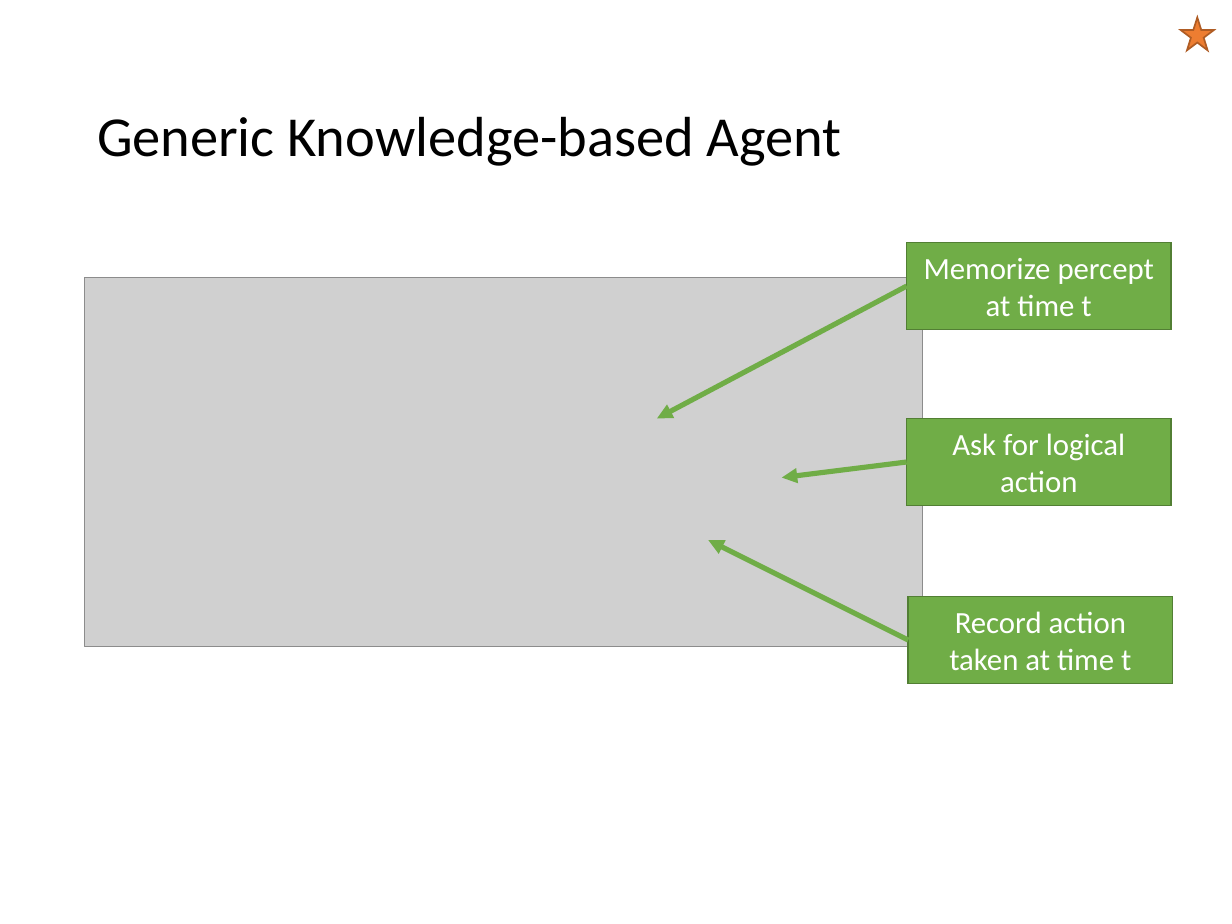
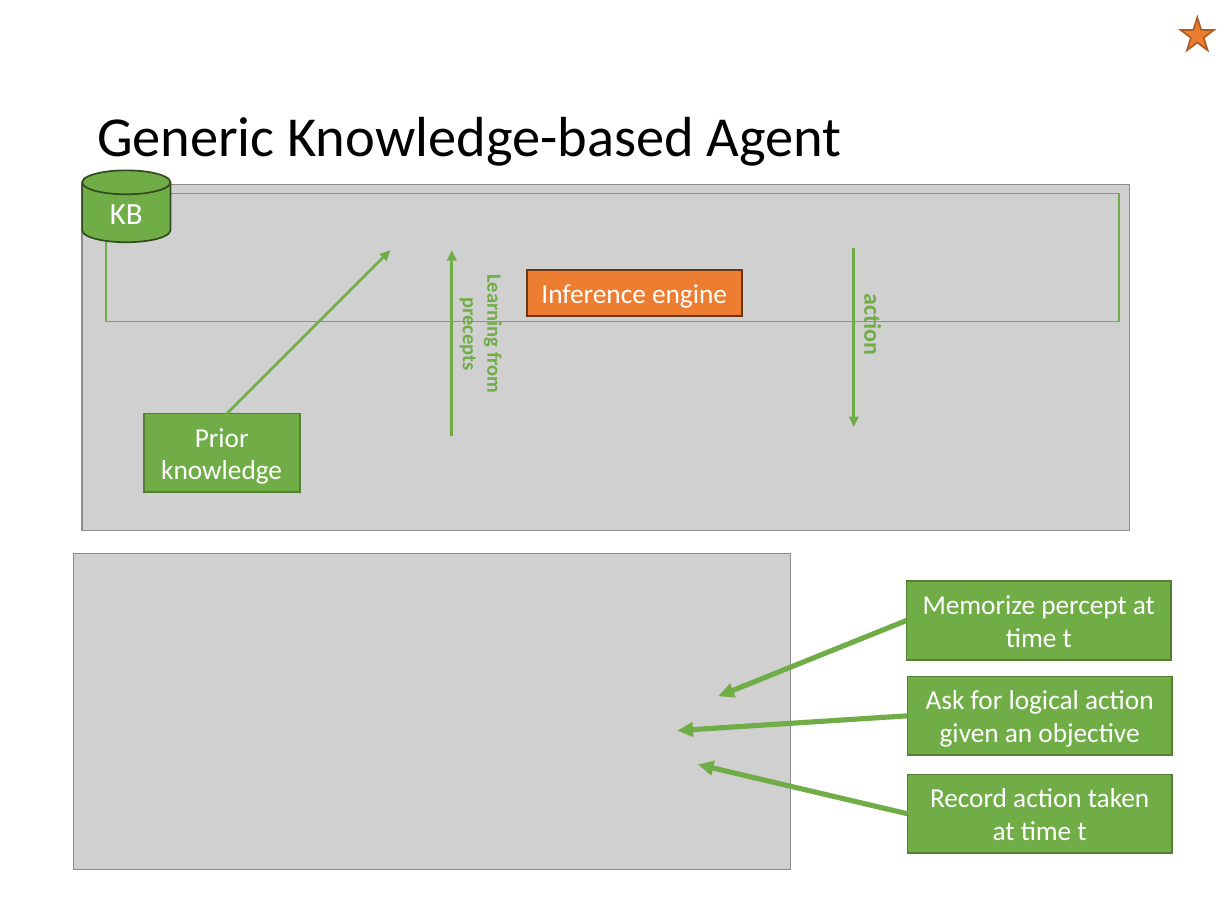
Before and after one commit to mhahsler/CS7320-AI, a slide deck: slide 5 of slides/07_logic.pptx. Drawn at 1232x924 pixels with LibreOffice and Linux fonts; fonts in the diff are those of the drawing; grey boxes stand for pictures. Boxes give left, top, right and bottom in pixels: in the first picture for what was removed or moved away, otherwise in the second. Text is boxed around its words. In the diff, an @@ line names an element or a change of style, - is before the commit and + after.

Commit message:
improved agent description.

```diff
--- a/slides/07_logic.pptx
+++ b/slides/07_logic.pptx
@@ cylinder added at bbox=[83, 170, 171, 241], fill #70AD47, outline #314C1F 1 pt, 18 pt, text #FFFFFF @@
+KB
@@ picture added at bbox=[83, 185, 1130, 531] @@
@@ rectangle added at bbox=[106, 193, 1119, 322], outline #70AD47 0.75 pt @@
@@ arrow added from (223, 418) to (391, 250), #70AD47 1.5 pt @@
@@ arrow added from (452, 436) to (452, 250), #70AD47 1.5 pt @@
@@ arrow added from (854, 248) to (854, 428), #70AD47 1.5 pt @@
@@ text added at bbox=[457, 281, 507, 392], 12 pt, text #70AD47, bold @@
+Learning from precepts
@@ rectangle added at bbox=[527, 270, 743, 315], fill #ED7D31, outline #683715 1 pt, 16 pt, text #FFFFFF @@
+Inference engine
@@ text added at bbox=[858, 300, 887, 354], 14 pt, text #70AD47, bold @@
+action
@@ rectangle added at bbox=[144, 414, 301, 493], fill #70AD47, outline #538035 1 pt, 16 pt, text #FFFFFF @@
+Prior knowledge
@@ picture: place and size @@
-picture at bbox=[85, 277, 923, 647]
+picture at bbox=[74, 553, 791, 870]
@@ rectangle "Memorize percept at time t" at bbox=[907, 582, 1172, 660]: size 18 to 16 pt @@
@@ rectangle "Memorize percept at time t": place and size @@
-rectangle "Memorize percept at time t" at bbox=[907, 243, 1172, 330]
+rectangle "Memorize percept at time t" at bbox=[907, 582, 1172, 660]
@@ arrow moved from (907, 286) - (657, 419) to (907, 621) - (718, 696) @@
@@ rectangle "Ask for logical action given ...": place and size @@
-rectangle "Ask for logical action given ..." at bbox=[907, 419, 1172, 506]
+rectangle "Ask for logical action given ..." at bbox=[908, 676, 1173, 755]
@@ arrow moved from (907, 462) - (782, 478) to (908, 716) - (678, 731) @@
@@ text in rectangle at bbox=[926, 690, 1154, 747]: text changed; size 18 to 16 pt @@
-Ask for logical action
+Ask for logical action given an objective
@@ arrow moved from (908, 641) - (708, 540) to (908, 814) - (699, 765) @@
@@ rectangle "Record action taken at time ...": place and size @@
-rectangle "Record action taken at time ..." at bbox=[908, 596, 1173, 684]
+rectangle "Record action taken at time ..." at bbox=[908, 775, 1173, 854]
@@ rectangle "Record action taken at time ..." at bbox=[908, 775, 1173, 854]: size 18 to 16 pt @@
```
Also in this commit, not shown: 7 other slides changed, 6 slides added, 3 slides removed, 1 other file.
